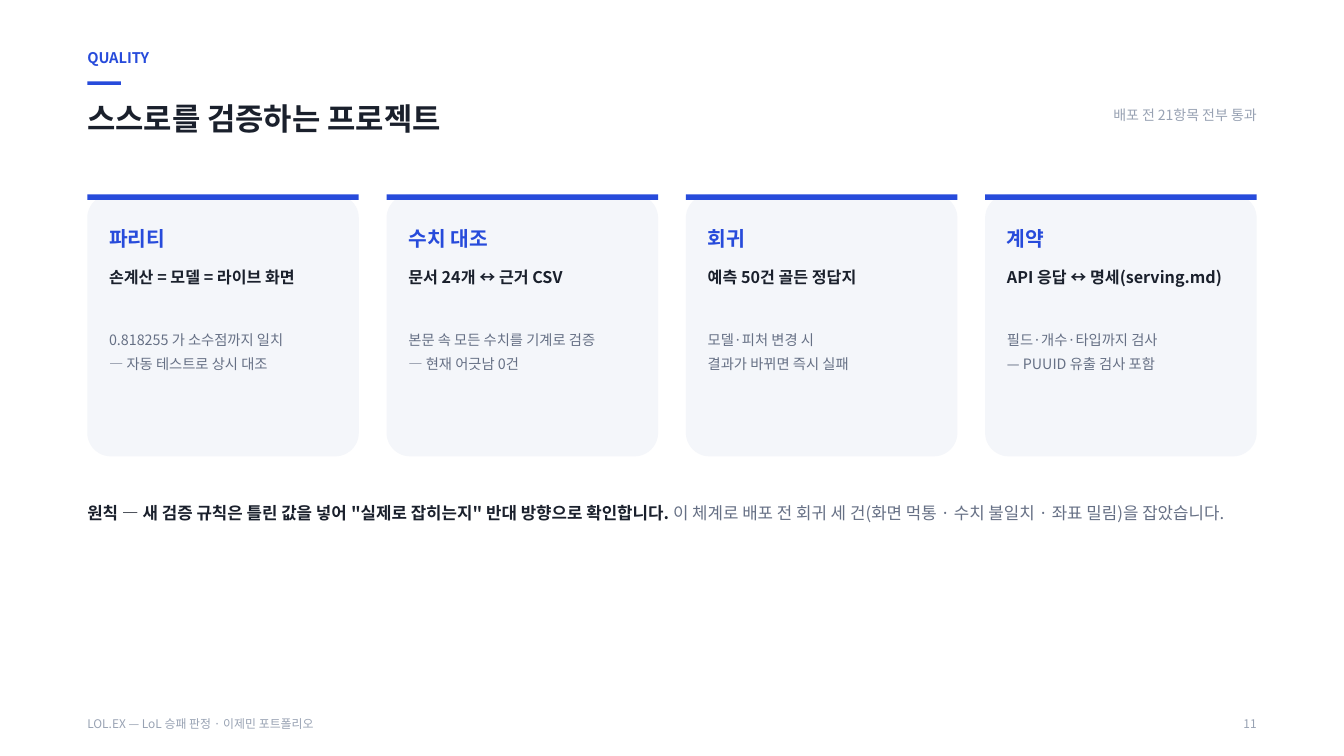
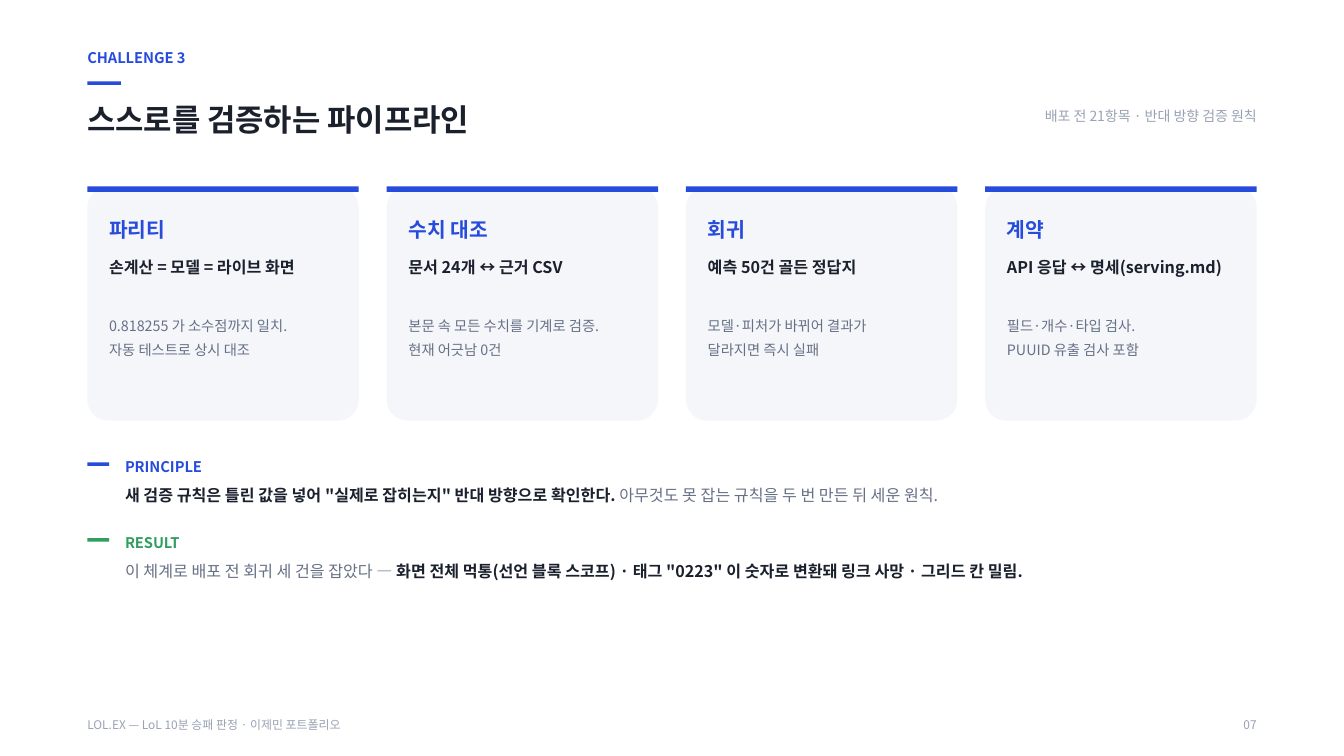
Before and after one commit to wpalswpa/lol-win-prediction, a slide deck: slide 7 of LOLEX_포트폴리오.pptx (slide 11 before the commit). Drawn at 1344x756 pixels with LibreOffice and Linux fonts; fonts in the diff are those of the drawing. Boxes give left, top, right and bottom in pixels: in the first picture for what was removed or moved away, otherwise in the second. Text is boxed around its words. In the diff, an @@ line names an element or a change of style, - is before the commit and + after.

```diff
--- a/LOLEX_포트폴리오.pptx
+++ b/LOLEX_포트폴리오.pptx
@@ text at bbox=[87, 52, 186, 63]: text changed @@
-QUALITY
+CHALLENGE 3
@@ text at bbox=[87, 105, 469, 134]: text changed @@
-스스로를 검증하는 프로젝트
+스스로를 검증하는 파이프라인
@@ text at bbox=[1045, 109, 1257, 122]: text changed @@
-배포 전 21항목 전부 통과
+배포 전 21항목 · 반대 방향 검증 원칙
@@ rounded rectangle: place and size @@
-rounded rectangle at bbox=[88, 195, 359, 457]
+rounded rectangle at bbox=[88, 187, 359, 420]
@@ rounded rectangle: place and size @@
-rounded rectangle at bbox=[387, 195, 658, 457]
+rounded rectangle at bbox=[387, 187, 658, 420]
@@ rounded rectangle: place and size @@
-rounded rectangle at bbox=[686, 195, 957, 457]
+rounded rectangle at bbox=[686, 187, 957, 420]
@@ 8 texts, 4 rectangles: place and size @@
-8 texts, 4 rectangles at bbox=[88, 195, 1256, 287]
+8 texts, 4 rectangles at bbox=[88, 187, 1256, 277]
@@ rounded rectangle: place and size @@
-rounded rectangle at bbox=[985, 195, 1256, 457]
+rounded rectangle at bbox=[985, 187, 1256, 420]
@@ line spacing 1.18 to 1.2 in 4 elements at bbox=[109, 220, 165, 239], bbox=[408, 220, 487, 239], bbox=[708, 220, 745, 239], bbox=[1007, 220, 1044, 239] @@
@@ text at bbox=[109, 319, 287, 356]: text changed @@
-0.818255 가 소수점까지 일치
-— 자동 테스트로 상시 대조
+0.818255 가 소수점까지 일치.
+자동 테스트로 상시 대조
@@ text at bbox=[408, 319, 599, 356]: text changed @@
-본문 속 모든 수치를 기계로 검증
-— 현재 어긋남 0건
+본문 속 모든 수치를 기계로 검증.
+현재 어긋남 0건
@@ text at bbox=[708, 319, 866, 356]: text changed @@
-모델·피처 변경 시
-결과가 바뀌면 즉시 실패
+모델·피처가 바뀌어 결과가
+달라지면 즉시 실패
@@ text at bbox=[1007, 319, 1139, 356]: text changed @@
-필드·개수·타입까지 검사
-— PUUID 유출 검사 포함
+필드·개수·타입 검사.
+PUUID 유출 검사 포함
@@ rectangle added at bbox=[88, 463, 110, 467], fill #274BDB @@
@@ text added at bbox=[125, 461, 202, 472], 10.5 pt, text #274BDB, bold @@
+PRINCIPLE
@@ text at bbox=[125, 485, 938, 506]: text changed; size 12 to 11.5 pt @@
-원칙 — 새 검증 규칙은 틀린 값을 넣어 "실제로 잡히는지" 반대 방향으로 확인합니다. 이 체계로 배포 전 회귀 세 건(화면 먹통 · 수치 불일치 · 좌표 밀림)을 잡았습니다.
+새 검증 규칙은 틀린 값을 넣어 "실제로 잡히는지" 반대 방향으로 확인한다. 아무것도 못 잡는 규칙을 두 번 만든 뒤 세운 원칙.
@@ rectangle added at bbox=[88, 538, 110, 542], fill #2F9E5E @@
@@ text added at bbox=[125, 537, 180, 548], 10.5 pt, text #2F9E5E, bold @@
+RESULT
@@ text added at bbox=[125, 561, 1023, 582], 11.5 pt, text #1A202C, bold @@
+이 체계로 배포 전 회귀 세 건을 잡았다 — 화면 전체 먹통(선언 블록 스코프) · 태그 "0223" 이 숫자로 변환돼 링크 사망 · 그리드 칸 밀림.
@@ text at bbox=[87, 719, 341, 730]: text changed @@
-LOL.EX — LoL 승패 판정 · 이제민 포트폴리오
+LOL.EX — LoL 10분 승패 판정 · 이제민 포트폴리오
@@ text at bbox=[1243, 720, 1256, 729]: text changed @@
-11
+07
```
Also in this commit, not shown: 6 other slides changed, 3 slides added, 6 slides removed, 1 other file.
